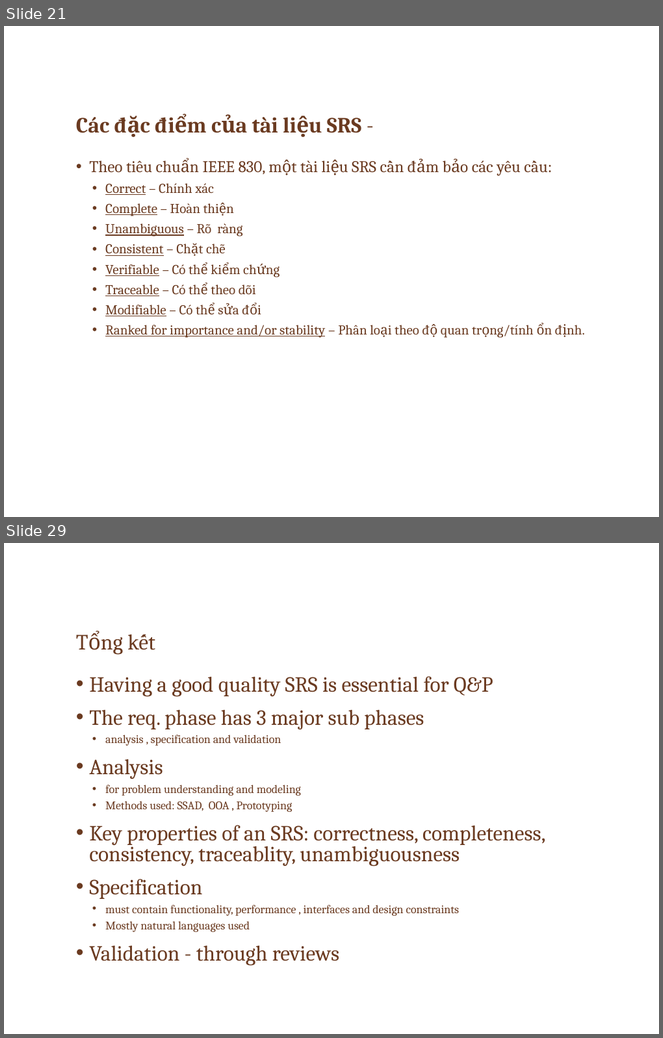
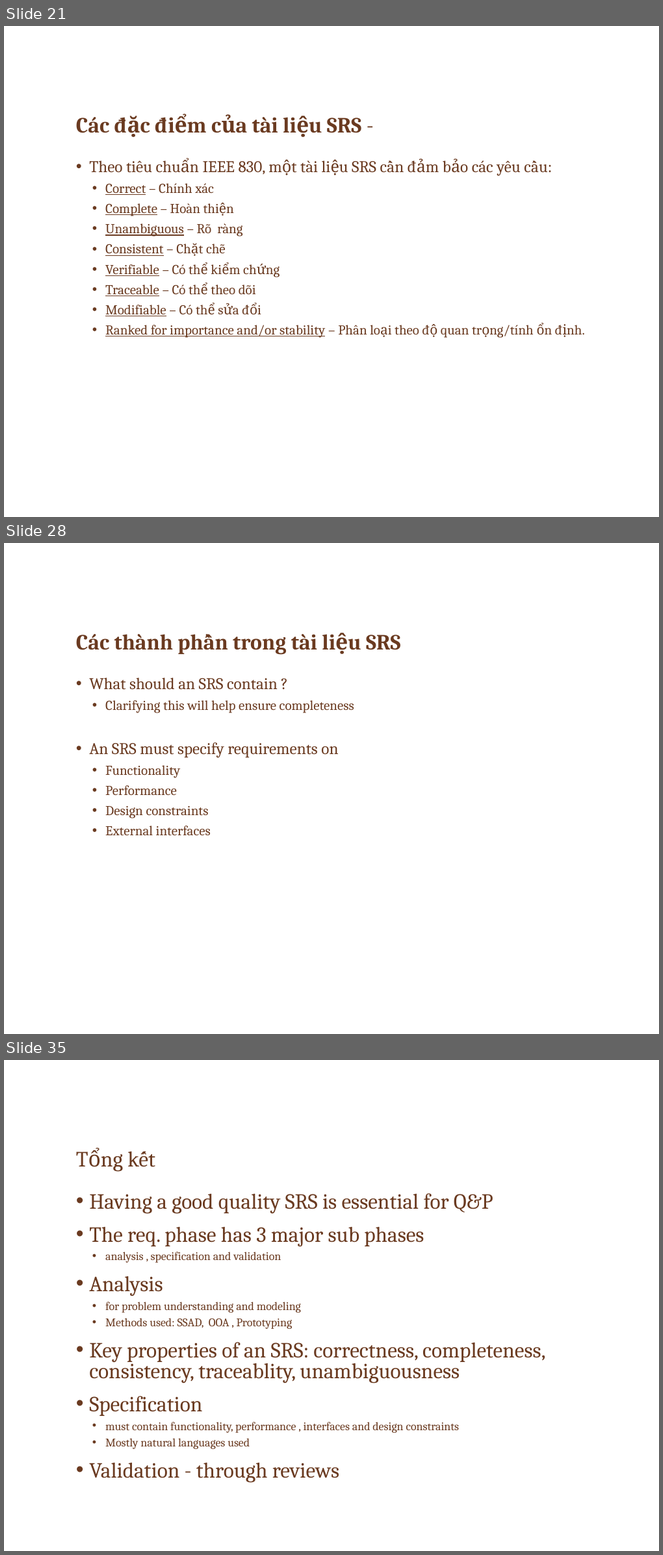
Before and after one commit to ChrisJamison/seminar_cnpm, a slide deck: Seminar/Software Requirement.pptx. Shown one above the other, each under a label of ours: slides 21 and 29 before the commit, slides 21, 28 and 35 after it; the slides between them are not shown. The pictures are 663x1038 and 663x1555 pixels, drawn with LibreOffice and Linux fonts; fonts in the diff are those of the drawing; background and template pictures are left out. Boxes give left, top, right and bottom in pixels: in the first picture for what was removed or moved away, otherwise in the second. Text is boxed around its words. In the diff, an @@ line names an element or a change of style, - is before the commit and + after.

Commit message:
Updated phần của Khoa

```diff
--- a/Seminar/Software Requirement.pptx
+++ b/Seminar/Software Requirement.pptx
@@ slide 28 added at (4,543,659,1034), background picture (left out) @@
@@ title added at (76,634,400,655), 24 pt, text #6A3A20, bold @@
+Các thành phần trong tài liệu SRS
@@ text added at (89,678,354,836), 15 pt, text #6A3A20 @@
+• What should an SRS contain ?
+  • Clarifying this will help ensure completeness
+• An SRS must specify requirements on
+  • Functionality
+  • Performance
+  • Design constraints
+  • External interfaces
@@ what was slide 29 is now slide 35 @@
```
Also in this commit, not shown: 5 slides changed, 7 other slides added, 2 slides removed.
